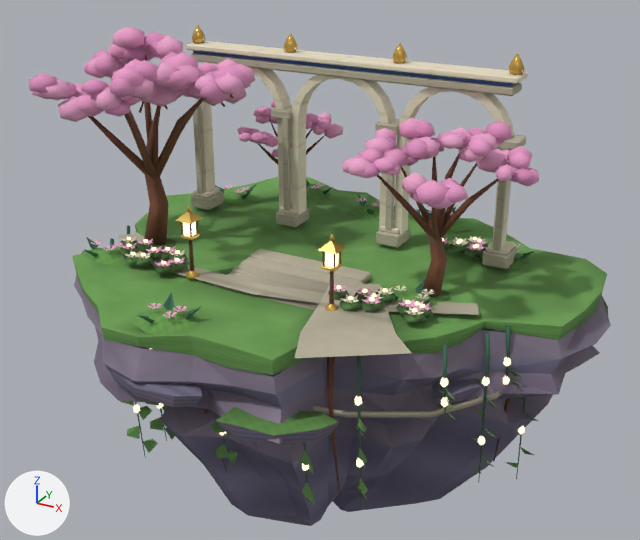
One commit to the glTF model public/assets/models/environment/sky-garden-final-v1-balanced.glb: the scene before it, then after it.
One viewpoint serves both versions: a 50 mm camera at (9.79, -17.55, 8.36) aimed at (0.15, -0.03, -0.4). Arrows for +X, +Y and +Z are at lower left; the lights stay in place. The older version comes first. Vertices at exactly the same position are counted once.

Objects in the first picture: 'sky-garden-final-v1'.
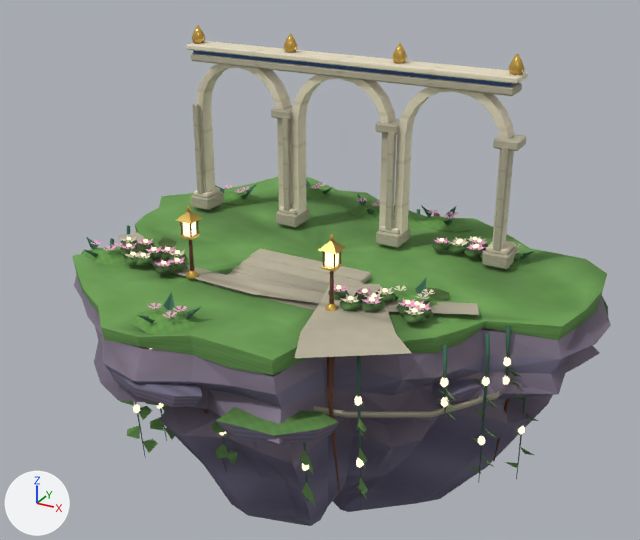
Where the change shows, as pixel boxes [x1, y1, x2, y2] in the pictures (640 x 540 px):
'sky-garden-final-v1', reshaped (7% narrower): before [29, 25, 611, 526]; after [72, 25, 611, 526]
part 1 of me_observatory_fractured_cliff_027, deleted (pink): before [29, 27, 539, 296]

The change, as a diff of the scene's bpy script:
```diff
--- a/public/assets/models/environment/sky-garden-final-v1-balanced.glb.py
+++ b/public/assets/models/environment/sky-garden-final-v1-balanced.glb.py
@@ me_observatory_fractured_cliff_027 @@
 # used by ob_sky_garden_final_v1; location = (0.0, 0.0, 0.0)
-me_observatory_fractured_cliff_027.from_pydata(...)  # 8328 vertices, 12332 faces; spans x -6.47..6.98, y -5.73..5.33, z -7.0..5.27
+me_observatory_fractured_cliff_027.from_pydata(...)  # 5739 vertices, 8014 faces; spans x -6.17..6.98, y -5.73..5.33, z -7.0..4.99
+# me_observatory_fractured_cliff_027 part 1: 215 loose pieces with 2589 vertices, spanning x -6.47..5.41, y -3.56..3.79, z 0.05..5.27, are deleted
 me_observatory_fractured_cliff_027.materials.append(mat_deep_evergreen_foliage)
```
